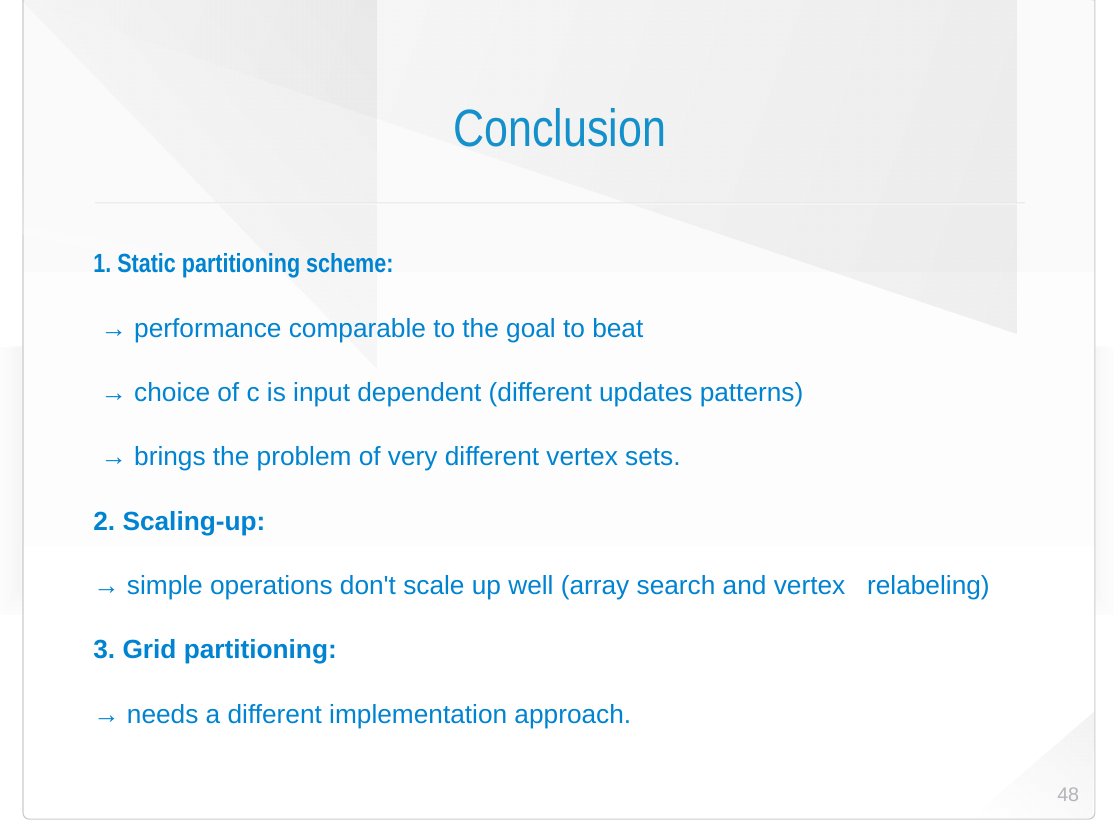
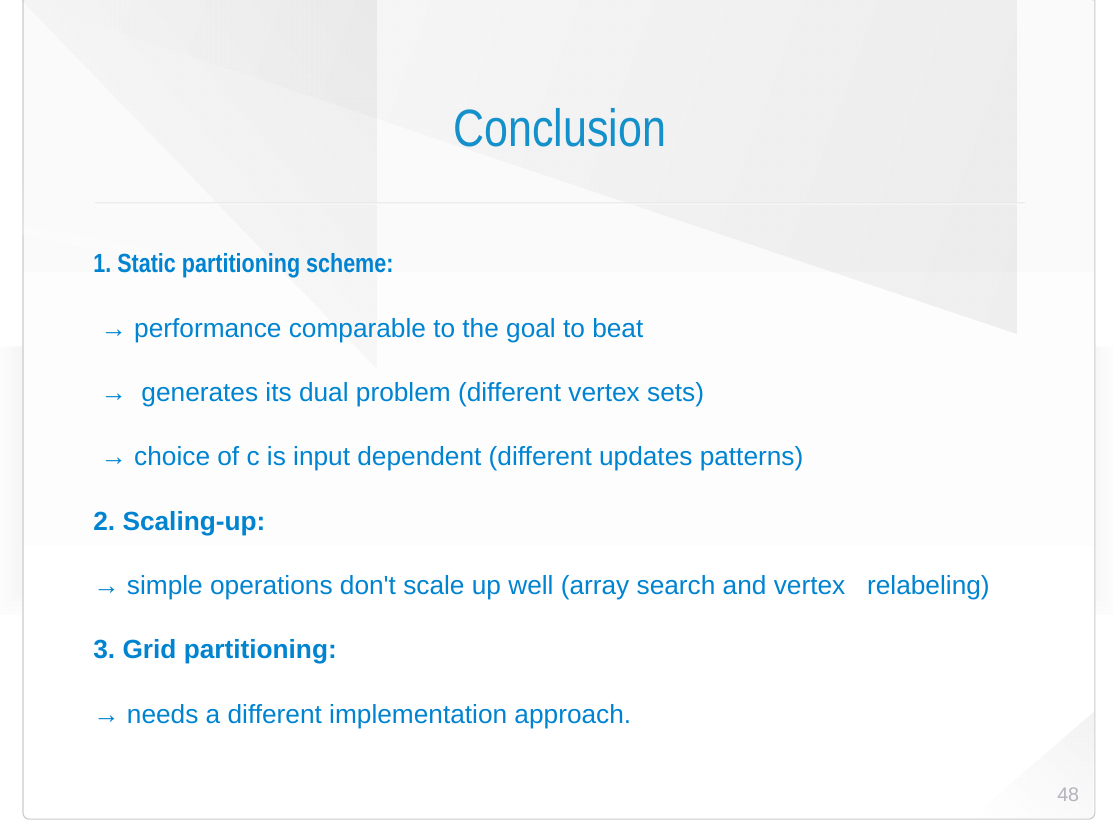
Before and after one commit to HaprianVlad/chaos, a slide deck: slide 48 of presentation.odp. Drawn at 1120x840 pixels with LibreOffice and Linux fonts; fonts in the diff are those of the drawing; background and template pictures are left out. Boxes give left, top, right and bottom in pixels: in the first picture for what was removed or moved away, otherwise in the second. Text is boxed around its words. In the diff, an @@ line names an element or a change of style, - is before the commit and + after.

Commit message:
work on presentation

```diff
--- a/presentation.odp
+++ b/presentation.odp
@@ text at <box>141,382,704,407</box>: paragraph added @@
+→ generates its dual problem (different vertex sets)
@@ text at <box>134,446,680,471</box>: paragraph removed @@
-→ brings the problem of very different vertex sets.
```
Also in this commit, not shown: 12 other slides changed.
